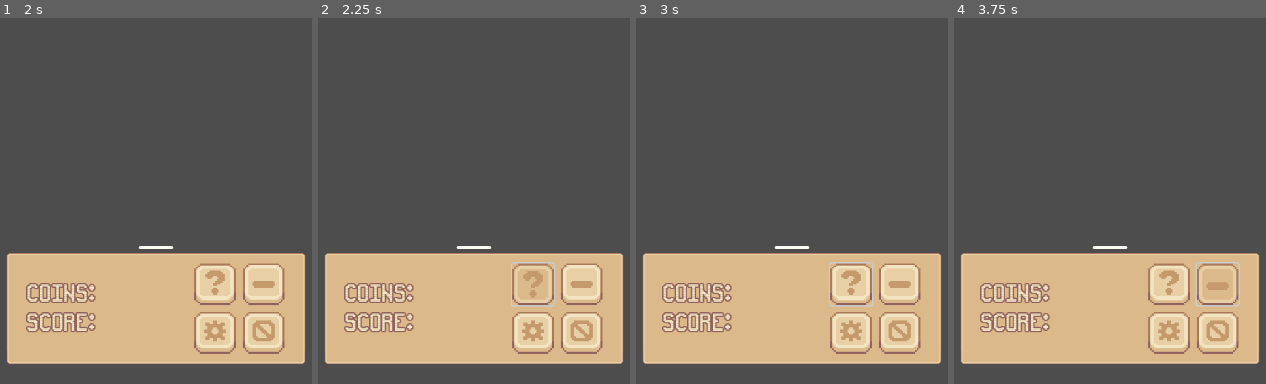
Above: before the commit, frames 1-4 (left to right).
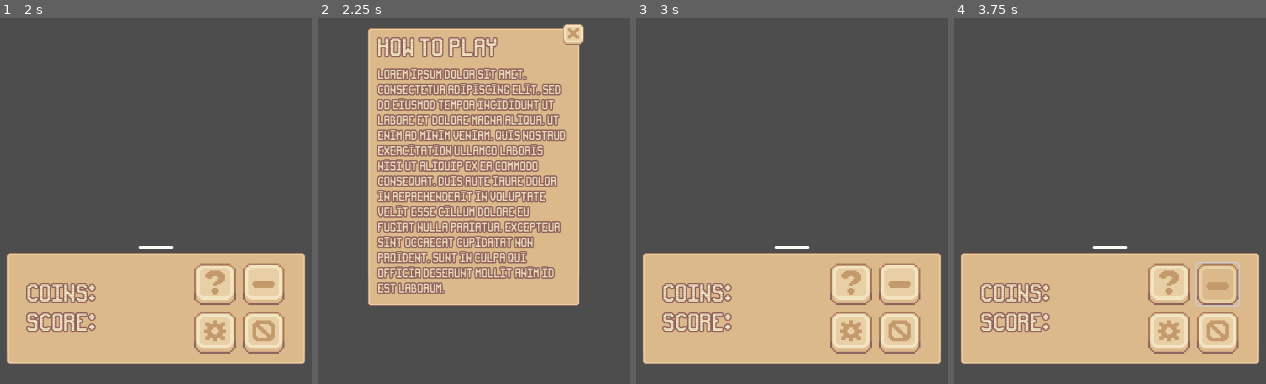
Above: after the commit, the same moments.

Repository: ericvennemeyer/DevWorm_UI_in_Godot_4.3
Game: Godot game, scene res://in_game_ui.tscn
The game is run twice, just before and just after one commit, with the same random seed, the same clock (stepped at 60 frames per second) and the same inputs.
Inputs (mouse positions are in pixels of both pictures, inside the frame that each line leads up to):
- Up to frame 1 (2 s): tap Enter at 0.5 s; click (156, 376) at 1.25 s
- Up to frame 2 (2.25 s): click (533, 285) at 2.02 s
- Up to frame 3 (3 s): click (891, 32) at 2.77 s
- Up to frame 4 (3.75 s): click (1216, 285) at 3.5 s

Frame 1 is identical in both runs. In frame 2, 66% of the frame differs, in the area x 2-98%, y 1-95%; in frame 3, 0.2%; in frame 4, nothing differs.

Commit message:
Tutorial: HowTo Menu

Diff:
--- a/in_game_ui.tscn
+++ b/in_game_ui.tscn
@@ -43,6 +43,14 @@
 [sub_resource type="StyleBoxTexture" id="StyleBoxTexture_n1utl"]
 texture = ExtResource("1_ijypv")
 region_rect = Rect2(772, 195, 22, 24)
+
+[sub_resource type="StyleBoxTexture" id="StyleBoxTexture_1m0dk"]
+texture = ExtResource("1_ijypv")
+region_rect = Rect2(869, 134, 22, 22)
+
+[sub_resource type="StyleBoxTexture" id="StyleBoxTexture_w64wp"]
+texture = ExtResource("1_ijypv")
+region_rect = Rect2(837, 132, 22, 24)
 
 [node name="inGameUI" type="Control"]
 layout_mode = 3
@@ -52,7 +60,7 @@
 grow_horizontal = 2
 grow_vertical = 2
 
-[node name="popupMenu" type="MarginContainer" parent="." node_paths=PackedStringArray("menu_screen", "open_menu_screen")]
+[node name="popupMenu" type="MarginContainer" parent="." node_paths=PackedStringArray("menu_screen", "open_menu_screen", "help_menu_screen")]
 layout_mode = 1
 anchors_preset = 15
 anchor_right = 1.0
@@ -62,6 +70,7 @@
 script = ExtResource("1_b0ldc")
 menu_screen = NodePath("baseMenuScreenContainer")
 open_menu_screen = NodePath("baseMenuOpenButtonContainer")
+help_menu_screen = NodePath("helpMenuContainer")
 
 [node name="baseMenuScreenContainer" type="VBoxContainer" parent="popupMenu"]
 visible = false
@@ -120,7 +129,7 @@
 layout_mode = 2
 theme_override_constants/separation = 10
 
-[node name="helpButton" type="Button" parent="popupMenu/baseMenuScreenContainer/baseMenuScreen/VBoxContainer/NinePatchRect/MarginContainer/buttonContainer/topButtonContainer"]
+[node name="toggleHelpMenuButton" type="Button" parent="popupMenu/baseMenuScreenContainer/baseMenuScreen/VBoxContainer/NinePatchRect/MarginContainer/buttonContainer/topButtonContainer"]
 custom_minimum_size = Vector2(60, 60)
 layout_mode = 2
 size_flags_horizontal = 4
@@ -204,5 +213,93 @@
 [node name="Separator" type="Control" parent="popupMenu/baseMenuOpenButtonContainer"]
 layout_mode = 2
 
+[node name="helpMenuContainer" type="MarginContainer" parent="popupMenu"]
+visible = false
+custom_minimum_size = Vector2(300, 400)
+layout_mode = 2
+size_flags_horizontal = 4
+size_flags_vertical = 4
+
+[node name="NinePatchRect" type="NinePatchRect" parent="popupMenu/helpMenuContainer"]
+layout_mode = 2
+texture = ExtResource("1_ijypv")
+region_rect = Rect2(742, 39, 18, 18)
+patch_margin_left = 4
+patch_margin_top = 4
+patch_margin_right = 4
+patch_margin_bottom = 4
+
+[node name="titleContainer" type="MarginContainer" parent="popupMenu/helpMenuContainer"]
+layout_mode = 2
+theme_override_constants/margin_top = 15
+
+[node name="Title" type="HBoxContainer" parent="popupMenu/helpMenuContainer/titleContainer"]
+layout_mode = 2
+size_flags_horizontal = 0
+size_flags_vertical = 0
+theme_override_constants/separation = 15
+
+[node name="Separator" type="Control" parent="popupMenu/helpMenuContainer/titleContainer/Title"]
+layout_mode = 2
+
+[node name="helpDisplay" type="Label" parent="popupMenu/helpMenuContainer/titleContainer/Title"]
+layout_mode = 2
+size_flags_horizontal = 4
+theme_override_colors/font_color = Color(0.952941, 0.898039, 0.760784, 1)
+theme_override_colors/font_outline_color = Color(0.564706, 0.384314, 0.364706, 1)
+theme_override_constants/outline_size = 7
+theme_override_fonts/font = ExtResource("2_um3u1")
+theme_override_font_sizes/font_size = 32
+text = "How to Play"
+horizontal_alignment = 1
+vertical_alignment = 1
+
+[node name="exitButton" type="VBoxContainer" parent="popupMenu/helpMenuContainer"]
+layout_mode = 2
+size_flags_horizontal = 8
+size_flags_vertical = 0
+
+[node name="MarginContainer" type="MarginContainer" parent="popupMenu/helpMenuContainer/exitButton"]
+layout_mode = 2
+theme_override_constants/margin_top = -6
+theme_override_constants/margin_right = -6
+
+[node name="toggleHelpMenuButton" type="Button" parent="popupMenu/helpMenuContainer/exitButton/MarginContainer"]
+custom_minimum_size = Vector2(30, 30)
+layout_mode = 2
+size_flags_horizontal = 4
+size_flags_vertical = 4
+theme_override_styles/hover = SubResource("StyleBoxTexture_1m0dk")
+theme_override_styles/pressed = SubResource("StyleBoxTexture_1m0dk")
+theme_override_styles/normal = SubResource("StyleBoxTexture_w64wp")
+
+[node name="MarginContainer" type="MarginContainer" parent="popupMenu/helpMenuContainer"]
+layout_mode = 2
+mouse_filter = 2
+theme_override_constants/margin_left = 15
+theme_override_constants/margin_top = 60
+theme_override_constants/margin_right = 15
+
+[node name="VBoxContainer" type="VBoxContainer" parent="popupMenu/helpMenuContainer/MarginContainer"]
+layout_mode = 2
+
+[node name="HBoxContainer" type="HBoxContainer" parent="popupMenu/helpMenuContainer/MarginContainer/VBoxContainer"]
+layout_mode = 2
+
+[node name="helpDisplay" type="Label" parent="popupMenu/helpMenuContainer/MarginContainer/VBoxContainer/HBoxContainer"]
+custom_minimum_size = Vector2(275, 0)
+layout_mode = 2
+size_flags_vertical = 1
+theme_override_colors/font_color = Color(0.952941, 0.898039, 0.760784, 1)
+theme_override_colors/font_outline_color = Color(0.564706, 0.384314, 0.364706, 1)
+theme_override_constants/line_spacing = 8
+theme_override_constants/outline_size = 7
+theme_override_fonts/font = ExtResource("2_um3u1")
+theme_override_font_sizes/font_size = 16
+text = "Lorem ipsum dolor sit amet, consectetur adipiscing elit, sed do eiusmod tempor incididunt ut labore et dolore magna aliqua. Ut enim ad minim veniam, quis nostrud exercitation ullamco laboris nisi ut aliquip ex ea commodo consequat. Duis aute irure dolor in reprehenderit in voluptate velit esse cillum dolore eu fugiat nulla pariatur. Excepteur sint occaecat cupidatat non proident, sunt in culpa qui officia deserunt mollit anim id est laborum."
+autowrap_mode = 3
+
 [connection signal="pressed" from="popupMenu/baseMenuScreenContainer/baseMenuScreen/VBoxContainer/toggleMenuButton" to="popupMenu" method="_on_toggle_menu_button_pressed"]
+[connection signal="pressed" from="popupMenu/baseMenuScreenContainer/baseMenuScreen/VBoxContainer/NinePatchRect/MarginContainer/buttonContainer/topButtonContainer/toggleHelpMenuButton" to="popupMenu" method="_on_toggle_help_menu_button_pressed"]
 [connection signal="pressed" from="popupMenu/baseMenuOpenButtonContainer/toggleMenuButton" to="popupMenu" method="_on_toggle_menu_button_pressed"]
+[connection signal="pressed" from="popupMenu/helpMenuContainer/exitButton/MarginContainer/toggleHelpMenuButton" to="popupMenu" method="_on_toggle_help_menu_button_pressed"]
--- a/popup_menu_manager.gd
+++ b/popup_menu_manager.gd
@@ -2,6 +2,7 @@
 
 @export var menu_screen: VBoxContainer
 @export var open_menu_screen: VBoxContainer
+@export var help_menu_screen: MarginContainer
 
 
 func toggle_visibility(object: Control) -> void:
@@ -11,3 +12,8 @@
 func _on_toggle_menu_button_pressed() -> void:
 	toggle_visibility(menu_screen)
 	toggle_visibility(open_menu_screen)
+
+
+func _on_toggle_help_menu_button_pressed() -> void:
+	toggle_visibility(help_menu_screen)
+	toggle_visibility(menu_screen)
Not shown: 1 places in in_game_ui.tscn that only renumber resources
